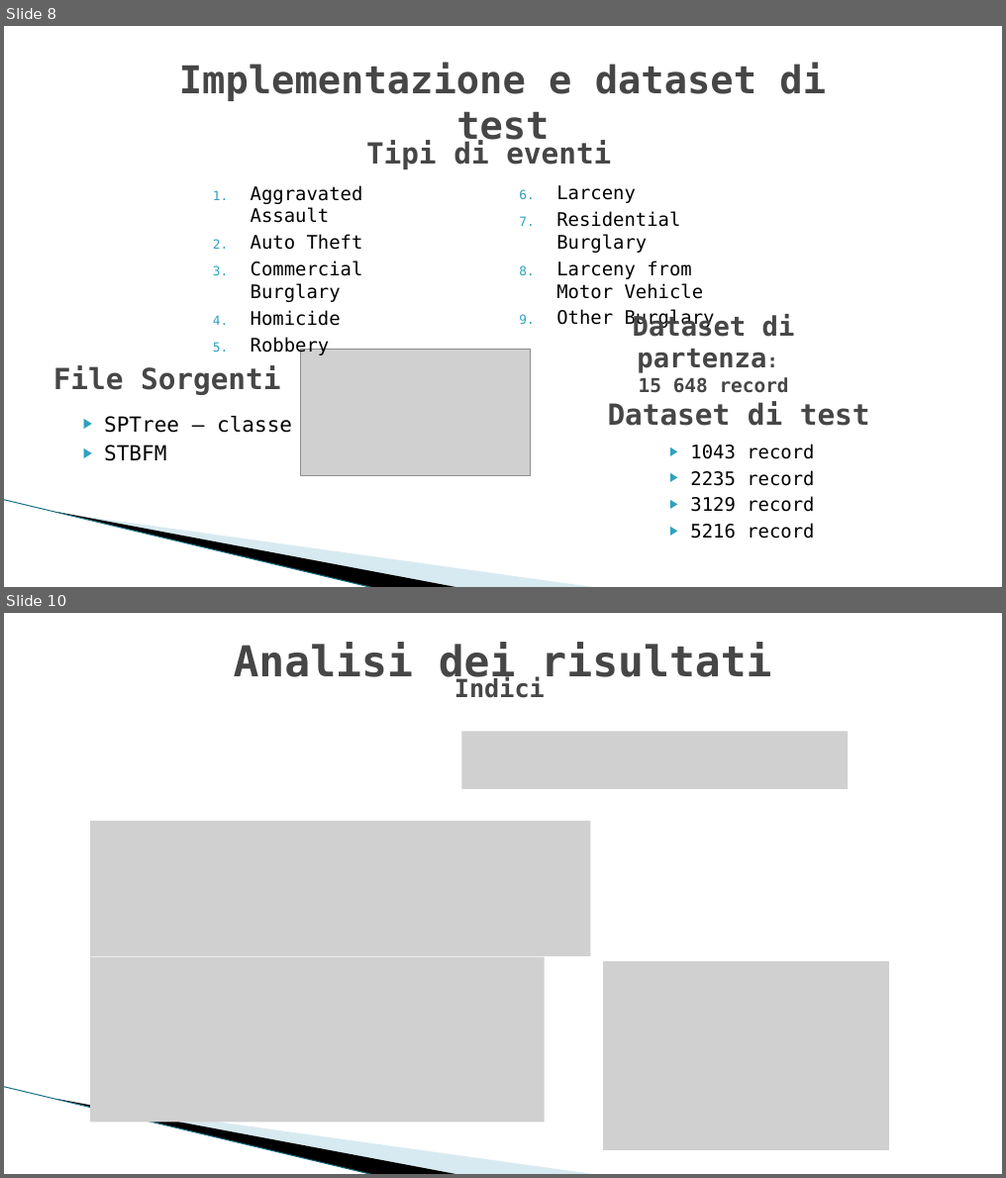
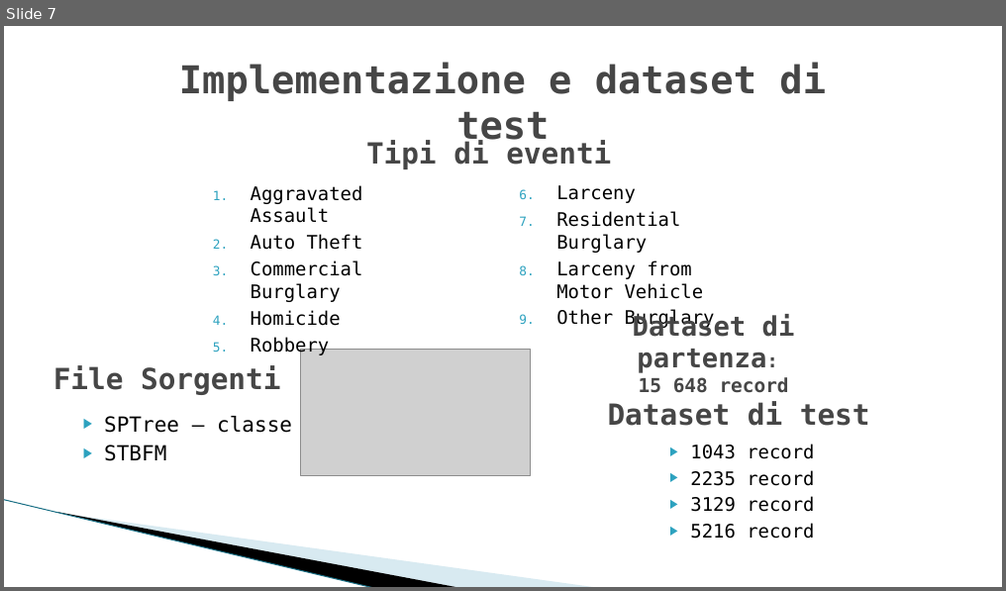
Before and after one commit to fedelux3/Bachelor-Thesis, a slide deck: presentazione.pptx. Shown one above the other, each under a label of ours: slides 8 and 10 before the commit, slide 7 after it; the slides between them are not shown. The pictures are 1006x1178 and 1006x591 pixels, drawn with LibreOffice and Linux fonts; fonts in the diff are those of the drawing; grey boxes stand for pictures; background and template pictures are left out. Boxes give left, top, right and bottom in pixels: in the first picture for what was removed or moved away, otherwise in the second. Text is boxed around its words. In the diff, an @@ line names an element or a change of style, - is before the commit and + after.

```diff
--- a/presentazione.pptx
+++ b/presentazione.pptx
@@ slide 10 removed at (4,613,1002,1174), background #FFFFFF; not listed: 3 template elements that a slide beside it also shows @@
@@ title removed at (234,642,771,685) @@
-Analisi dei risultati
@@ text removed at (454,676,545,698) @@
-Indici
@@ picture removed at (462,731,848,789) @@
@@ picture removed at (90,821,590,957) @@
@@ picture removed at (90,958,544,1122) @@
@@ picture removed at (604,961,890,1151) @@
@@ what was slide 8 is now slide 7 @@
```
Also in this commit, not shown: 5 slides changed, 2 other slides removed.
